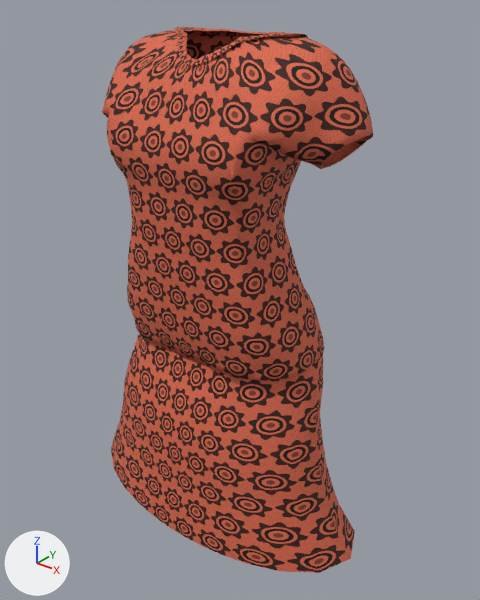
Two versions of the glTF model client/public/assets/characters/prototype/parts/full_ankaradress_female.glb, one commit apart.
Both versions are drawn from a 50 mm camera at (0.757, -0.93, 1.477) aimed at (0.029, -0.02, 0.913). The lights are fixed; the arrows at lower left show +X, +Y and +Z. The picture after the commit comes second. Vertices at exactly the same position are counted once.

Names of what the first picture shows: 'AWD_W_full_ankaradress_l0'.
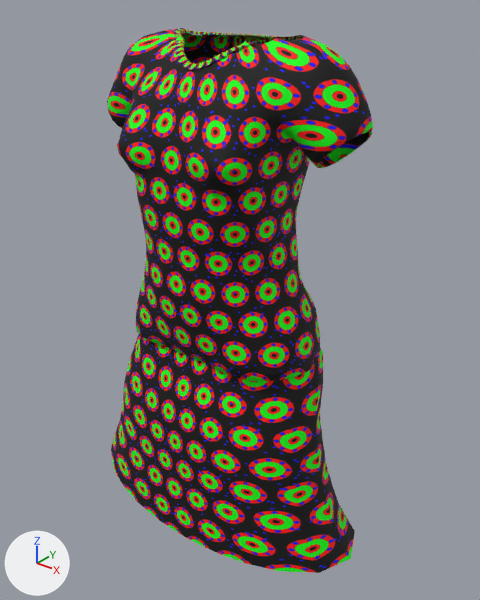
The change, as a diff of the scene's bpy script:
```diff
--- a/client/public/assets/characters/prototype/parts/full_ankaradress_female.glb.py
+++ b/client/public/assets/characters/prototype/parts/full_ankaradress_female.glb.py
@@ img_awd_ankara_mask @@
+img_awd_ankara_mask = load_image('awd_ankara_mask', '_unpacked/awd_ankara_mask', 512, 512, 'sRGB')
@@ mat_awd_ankara_ankaradress @@
+mat_awd_ankara_ankaradress = principled_material('AWD_Ankara_ankaradress')
+mat_awd_ankara_ankaradress.texture = img_awd_ankara_mask
+mat_awd_ankara_ankaradress.roughness = 0.8
@@ me_awd_w_full_ankaradress_l0 @@
 # used by ob_awd_w_full_ankaradress_l0; location = (0.0, 0.0, 0.0)
-me_awd_w_full_ankaradress_l0.from_pydata(...)  # 2361 vertices, 4376 faces; spans x -0.328..0.328, y -0.207..0.133, z 0.447..1.397
+me_awd_w_full_ankaradress_l0.from_pydata(...)  # 2361 vertices, 4376 faces; spans x -0.328..0.328, y -0.207..0.119, z 0.447..1.396
+# me_awd_w_full_ankaradress_l0 part 1: 2097 of 2361 vertices moved; they spanned x -0.277..0.277, y -0.177..0.133, z 0.824..1.397 and now span x -0.275..0.275, y -0.177..0.118, z 0.83..1.396; mean shift (0.0, 0.009, -0.001); largest move (-0.141, -0.164, 1.197) -> (-0.148, -0.068, 1.198)
+# me_awd_w_full_ankaradress_l0 part 2: 2170 kept faces spanning x -0.275..0.275, y -0.176..0.115, z 0.83..1.394 get new texture (UV) coordinates
+# me_awd_w_full_ankaradress_l0 part 3: 4316 faces spanning x -0.328..0.328, y -0.207..0.119, z 0.447..1.396 switch from mat_awd_fabric_ankara_ankaradress to mat_awd_ankara_ankaradress (picture img_awd_ankara_mask)
```

What differs and where, as boxes (x1, y1, x2, y2) in the pictures (480 x 600 px; the box of a moved part takes in the faces that stretch with it):
'AWD_W_full_ankaradress_l0', reshaped
    before: (102, 27, 373, 573)
    after: (107, 28, 373, 573)
part 1 of me_awd_w_full_ankaradress_l0, moved or reshaped
    before: (108, 27, 372, 381)
    after: (107, 28, 373, 381)
part 2 of me_awd_w_full_ankaradress_l0, surface changed
    before: (102, 30, 373, 381)
    after: (109, 30, 373, 381)
part 3 of me_awd_w_full_ankaradress_l0, recoloured
    both: (107, 28, 373, 573)
